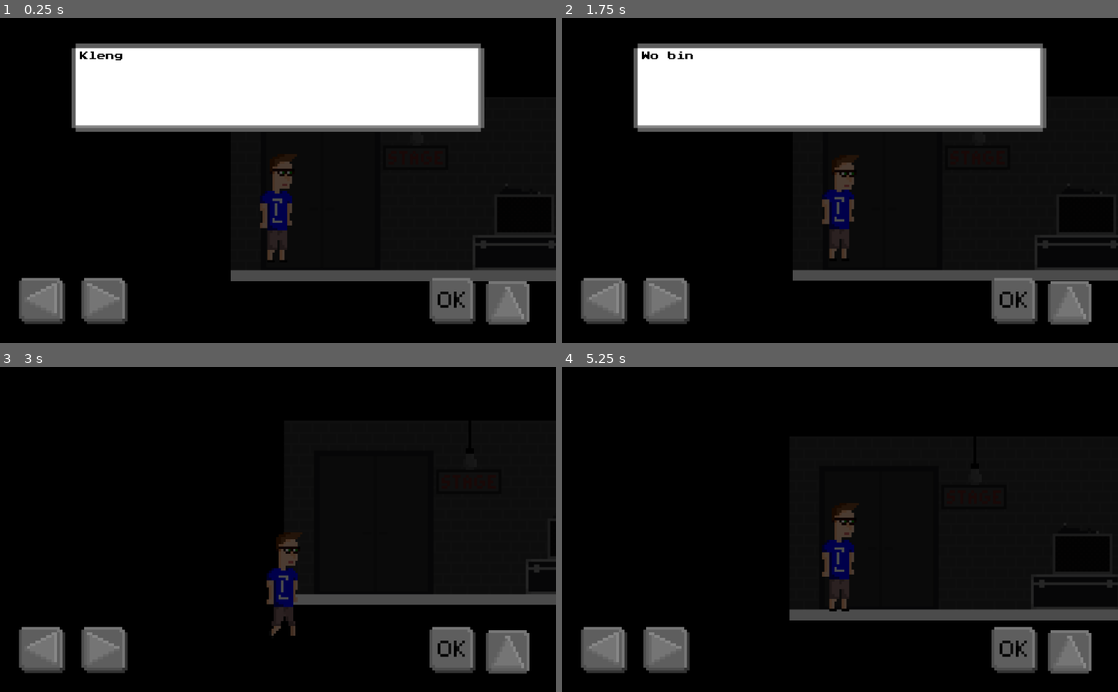
Above: before the commit, frames 1-4 (two rows, left to right).
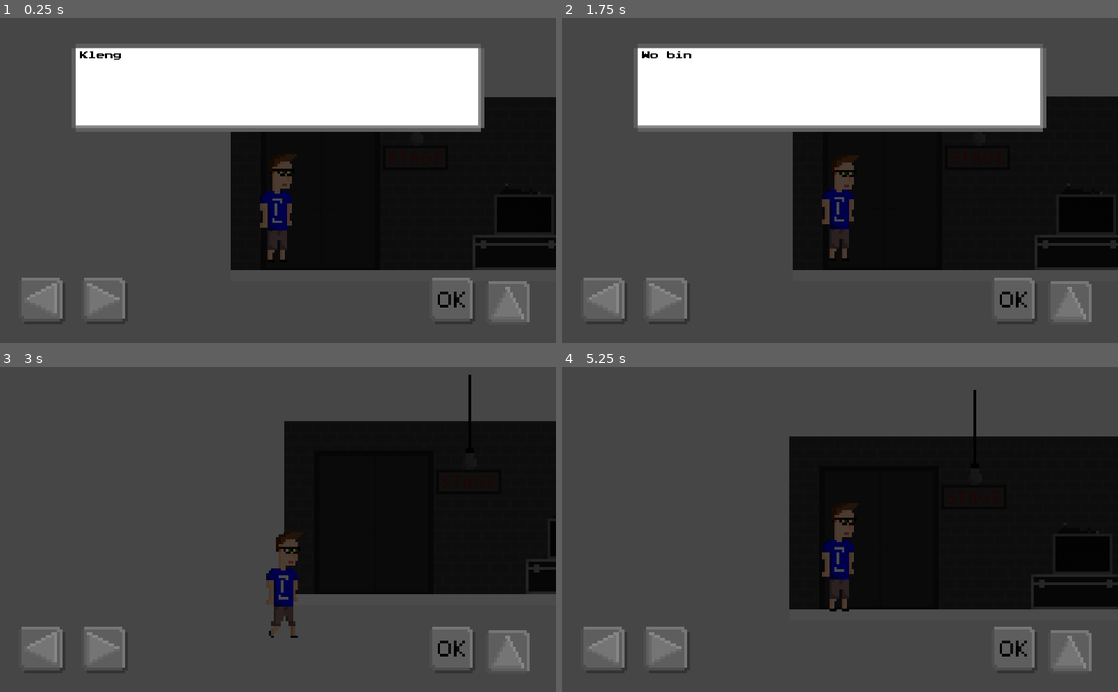
Above: after the commit, the same moments.

Repository: klenganthegame/KlenganTheGame
Game: Godot game, scene res://level/1/Level1.tscn
The game is run twice, just before and just after one commit, with the same random seed, the same clock (stepped at 60 frames per second) and the same inputs.
Inputs:
- Up to frame 1 (0.25 s): no input
- Up to frame 2 (1.75 s): tap Enter at 0.5 s; hold E (accept) 0.53-1.28 s; hold D (walk_right) from 0.53 s (still down); tap Space (jump) at 0.77, 1.52 s; tap E (accept) at 1.35 s
- Up to frame 3 (3 s): tap E (accept) at 2, 2.85 s; release D (walk_right) at 2.03 s; hold A (walk_left) 2.03-2.78 s; hold E (accept) 2.03-2.78 s; hold D (walk_right) from 2.78 s (still down)
- Up to frame 4 (5.25 s): tap Space (jump) at 3.02, 3.77, 4.52 s; hold E (accept) 3.53-4.28 s; release D (walk_right) at 4.28 s; hold A (walk_left) 4.28-5.03 s; tap E (accept) at 4.35 s; hold D (walk_right) from 5.03 s (still down); hold E (accept) from 5.03 s (still down)

The runs differ from the first frame. In frame 1, 47% of the frame differs, in the area x 0-100%, y 0-100%; in frame 2, 48%; in frame 3, 67%; in frame 4, 62%.

Commit message:
changed backgroundcolor for levelediting

Diff:
--- a/project.godot
+++ b/project.godot
@@ -35,6 +35,11 @@
 [autoload]
 
 AudioHandler="*res://scripts/audiohandler.gd"
+
+[display]
+
+window/stretch/mode="2d"
+window/stretch/aspect="keep"
 
 [editor_plugins]
 
@@ -76,6 +81,5 @@
 [rendering]
 
 vram_compression/import_etc=true
-vram_compression/import_etc2=false
-environment/default_clear_color=Color( 0, 0, 0, 1 )
+environment/default_clear_color=Color( 0.278431, 0.278431, 0.278431, 1 )
 environment/default_environment="res://default_env.tres"
